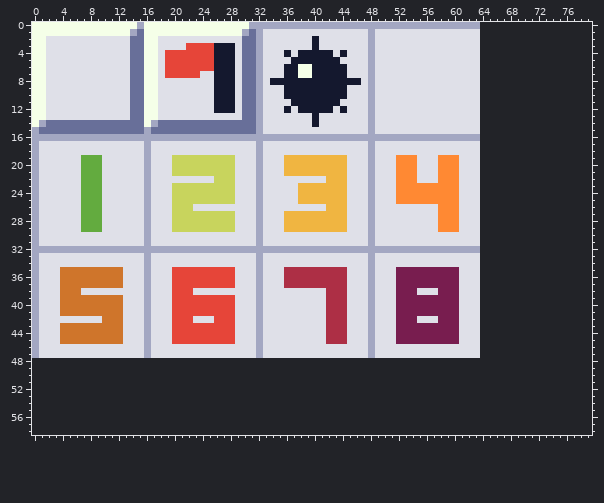
Two states of a sprite sheet, assets/spritesheet.png. This is how it looked before the edit.
The file is 64x48 pixels. The old version is drawn lined up with the new one, on the new canvas.
New version:
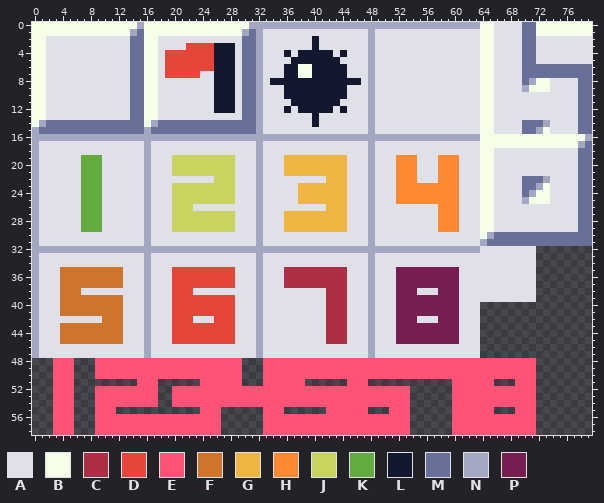
Palette (. is transparent): A #dfe0e8  B #f5ffe8  C #ad2f45  D #e64539  E #ff5277  F #cf752b  G #f0b541  H #ff8933  J #c8d45d  K #63ab3f  L #14182e  M #686f99  N #a3a7c2  P #781d4f
From old to new:
canvas 64x48 -> 80x59
Changed rows in their new state; - is an unchanged pixel.
first column x 64:
 0 BBAAAAMMBBBBBBBB
 1 BBAAAAMMBBBBBBBB
 2 BBAAAAMMAAAAAAAA
 3 BBAAAAMMAAAAAAAA
 4 BBAAAAMMAAAAAAAA
 5 BBAAAAMMAAAAAAAA
 6 BBAAAAMMMMMMMMMM
 7 BBAAAAMMMMMMMMMM
 8 BBAAAAMNBBAAAAMM
 9 BBAAAANBBBAAAAMM
10 BBAAAAAAAAAAAAMM
11 BBAAAAAAAAAAAAMM
12 BBAAAAAAAAAAAAMM
13 BBAAAAAAAAAAAAMM
14 BBAAAAMMMNAAAAMM
15 BBAAAAMMNBAAAAMM
16 BBBBBBBBBBBBBBBN
17 BBBBBBBBBBBBBBNM
18 BBAAAAAAAAAAAAMM
19 BBAAAAAAAAAAAAMM
20 BBAAAAAAAAAAAAMM
21 BBAAAAAAAAAAAAMM
22 BBAAAAMMMNAAAAMM
23 BBAAAAMMNBAAAAMM
24 BBAAAAMNBBAAAAMM
25 BBAAAANBBBAAAAMM
26 BBAAAAAAAAAAAAMM
27 BBAAAAAAAAAAAAMM
28 BBAAAAAAAAAAAAMM
29 BBAAAAAAAAAAAAMM
30 BNMMMMMMMMMMMMMM
31 NMMMMMMMMMMMMMMM
32 AAAAAAAA--------
33 AAAAAAAA--------
34 AAAAAAAA--------
35 AAAAAAAA--------
36 AAAAAAAA--------
37 AAAAAAAA--------
38 AAAAAAAA--------
39 AAAAAAAA--------
first column x 3:
48 EEE---EEEEEEEEEEEEEEEEEEEEE---EEEEEEEEEEEEEEEEEEEEEEEEEEEEEEEEEEEEEEE
49 EEE---EEEEEEEEEEEEEEEEEEEEE---EEEEEEEEEEEEEEEEEEEEEEEEEEEEEEEEEEEEEEE
50 EEE---EEEEEEEEEEEEEEEEEEEEE---EEEEEEEEEEEEEEEEEEEEEEEEEEEEEEEEEEEEEEE
51 EEE---------EEE------EEEEEE---EEEEEE------EEE------------EEEEEE---EEE
52 EEE---EEEEEEEEE--EEEEEEEEEEEEEEEEEEEEEEEEEEEEEEEEEE------EEEEEEEEEEEE
53 EEE---EEEEEEEEE--EEEEEEEEEEEEEEEEEEEEEEEEEEEEEEEEEE------EEEEEEEEEEEE
54 EEE---EEEEEEEEE--EEEEEEEEEEEEEEEEEEEEEEEEEEEEEEEEEE------EEEEEEEEEEEE
55 EEE---EEE------------EEE------EEE------EEEEEE---EEE------EEEEEE---EEE
56 EEE---EEEEEEEEEEEEEEEEEE------EEEEEEEEEEEEEEEEEEEEE------EEEEEEEEEEEE
57 EEE---EEEEEEEEEEEEEEEEEE------EEEEEEEEEEEEEEEEEEEEE------EEEEEEEEEEEE
58 EEE---EEEEEEEEEEEEEEEEEE------EEEEEEEEEEEEEEEEEEEEE------EEEEEEEEEEEE
Where, in picture pixels (left, top, right, bottom), the same in both pictures:
added: (480, 22, 592, 302)
added: (53, 358, 74, 435)
added: (95, 358, 536, 435)
